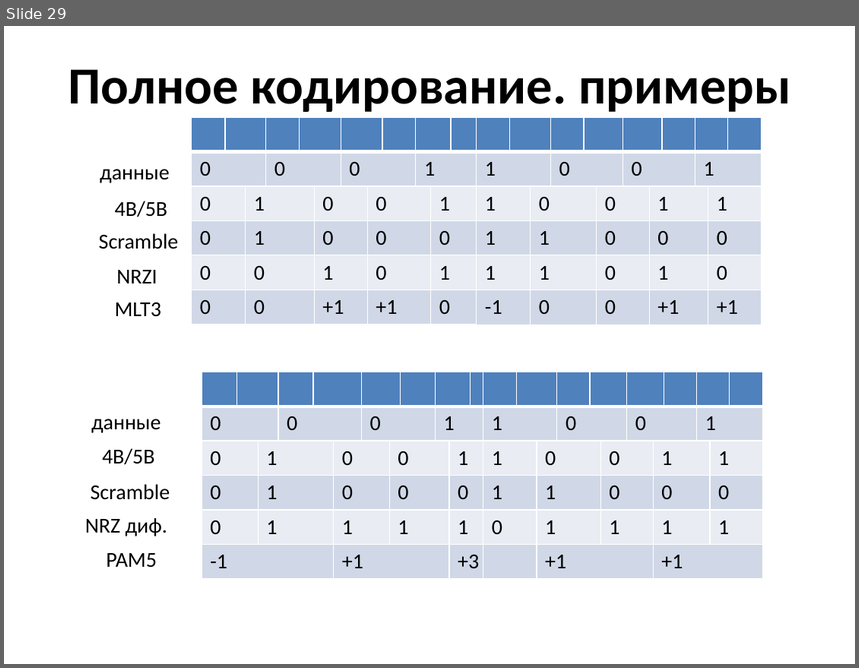
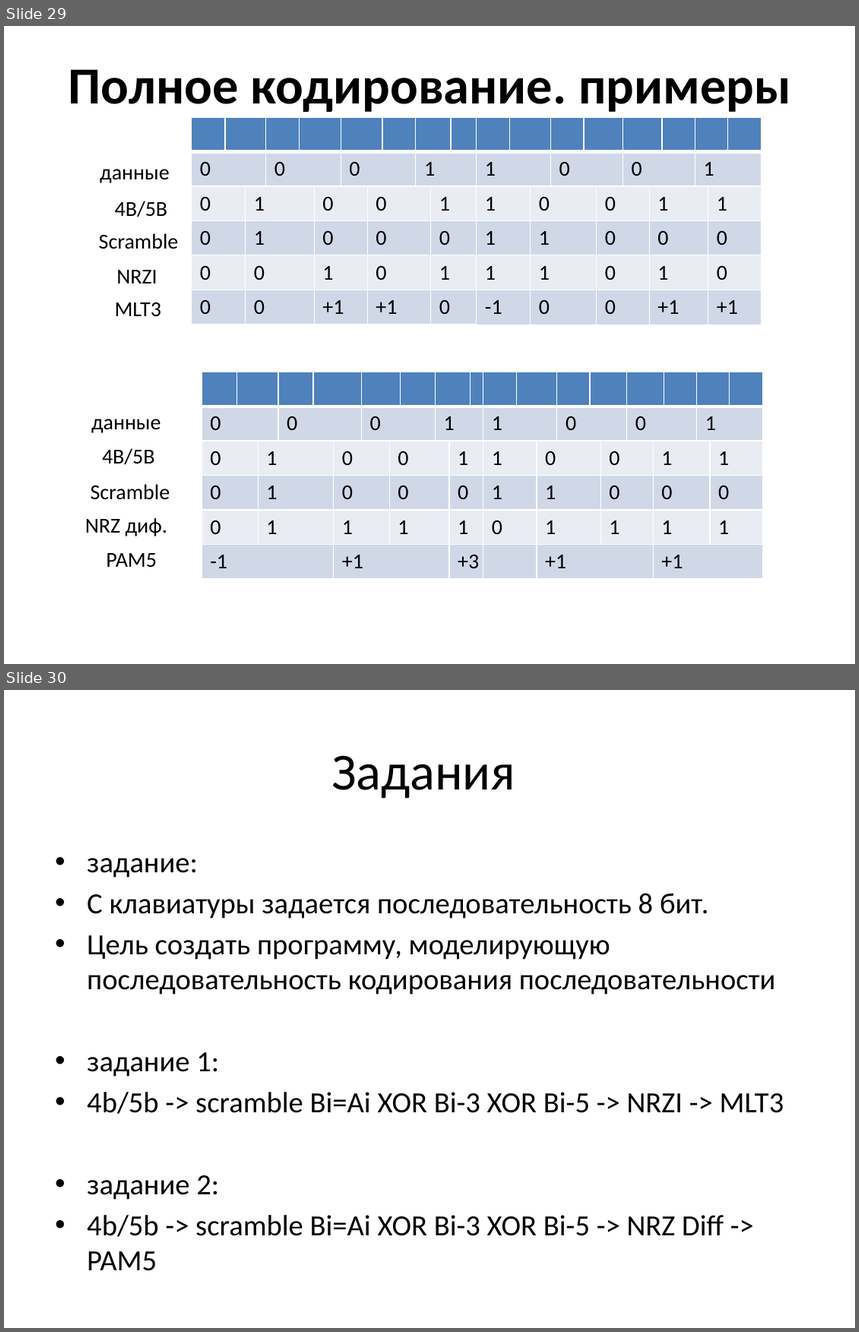
Before and after one commit to MVRonkin/arch_comp_sys, a slide deck: 2021-2022/практики/ЛР5 кодирование ethernent/Линейное и потенциальное кодирование_БЕЗ_ОШИБКИ.pptx. Shown one above the other, each under a label of ours: slide 29 before the commit, slides 29 and 30 after it. The pictures are 859x668 and 859x1332 pixels, drawn with LibreOffice and Linux fonts; fonts in the diff are those of the drawing. Boxes give left, top, right and bottom in pixels: in the first picture for what was removed or moved away, otherwise in the second. Text is boxed around its words. In the diff, an @@ line names an element or a change of style, - is before the commit and + after.

Commit message:
добавлены задания

```diff
--- a/2021-2022/практики/ЛР5 кодирование ethernent/Линейное и потенциальное кодирование_БЕЗ_ОШИБКИ.pptx
+++ b/2021-2022/практики/ЛР5 кодирование ethernent/Линейное и потенциальное кодирование_БЕЗ_ОШИБКИ.pptx
@@ slide 30 added at <box>4,690,855,1328</box>, background #FFFFFF @@
@@ title added at <box>332,755,515,799</box>, 44 pt, text #000000 @@
+Задания
@@ text added at <box>87,858,785,1271</box>, 24.8 pt, text #000000 @@
+• задание:
+• С клавиатуры задается последовательность 8 бит.
+• Цель создать программу, моделирующую последовательность кодирования последовательности
+• задание 1:
+• 4b/5b -> scramble Bi=Ai XOR Bi-3 XOR Bi-5 -> NRZI -> MLT3
+• задание 2:
+• 4b/5b -> scramble Bi=Ai XOR Bi-3 XOR Bi-5 -> NRZ Diff -> PAM5
```
Also in this commit, not shown: 9 other files.
